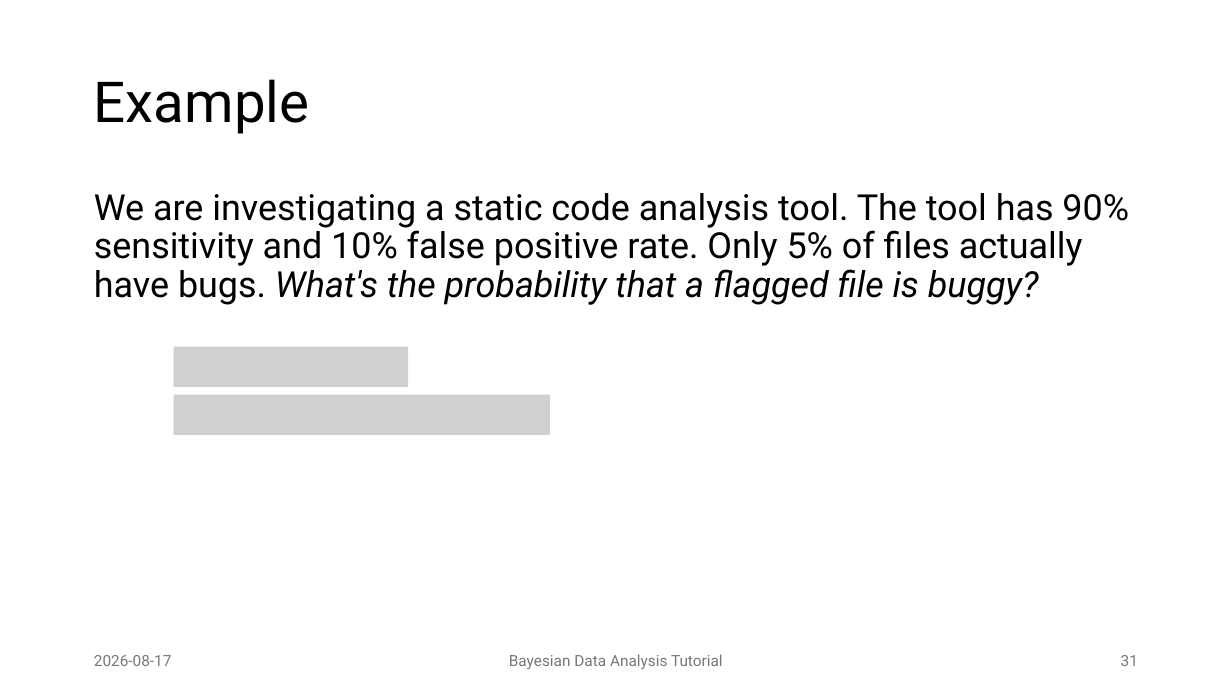
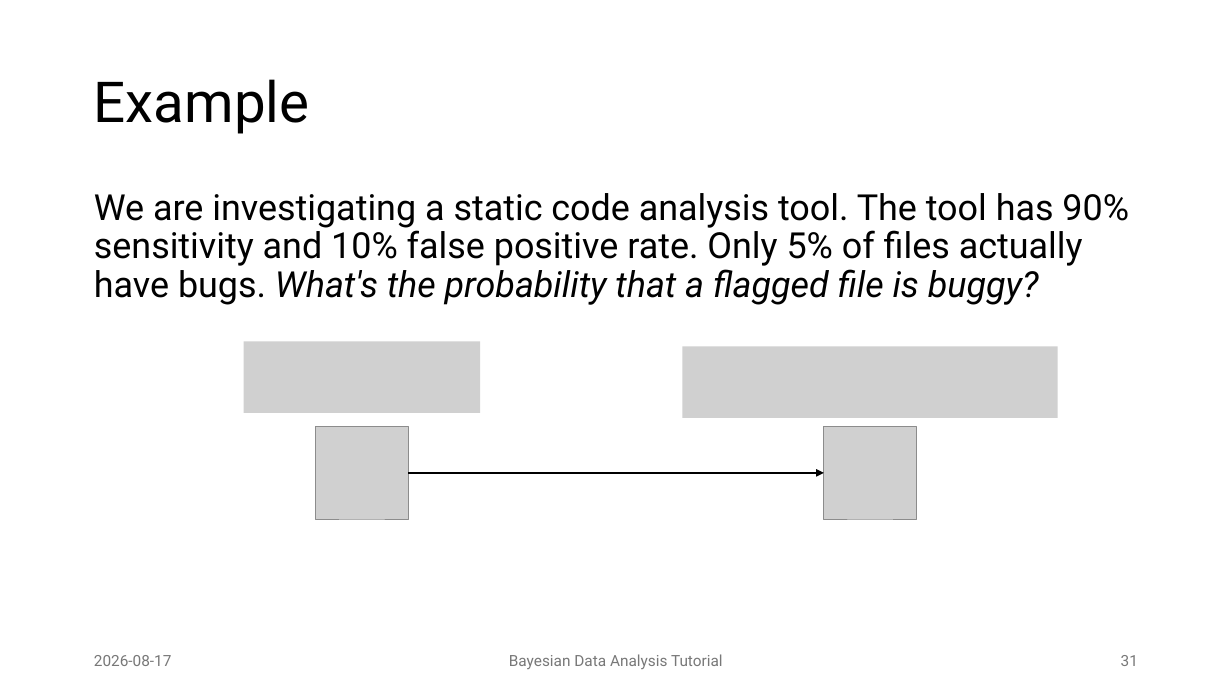
Before and after one commit to JulianFrattini/bda-intro, a slide deck: slide 31 of slides/presentations/2026-08-17-tutorial-reconf.pptx. Drawn at 1232x693 pixels with LibreOffice and Linux fonts; fonts in the diff are those of the drawing; grey boxes stand for pictures; background and template pictures are left out. Boxes give left, top, right and bottom in pixels: in the first picture for what was removed or moved away, otherwise in the second. Text is boxed around its words. In the diff, an @@ line names an element or a change of style, - is before the commit and + after.

```diff
--- a/slides/presentations/2026-08-17-tutorial-reconf.pptx
+++ b/slides/presentations/2026-08-17-tutorial-reconf.pptx
@@ picture: place and size @@
-picture at box(174, 347, 409, 387)
+picture at box(244, 342, 481, 413)
@@ picture added at box(683, 347, 1058, 418) @@
@@ picture removed at box(174, 395, 550, 435) @@
@@ picture added at box(316, 427, 409, 519) @@
@@ picture added at box(824, 427, 917, 519) @@
@@ arrow added from (409, 473) to (824, 473), #000000 1.5 pt @@
```
Also in this commit, not shown: 13 other slides changed, 9 slides added.
